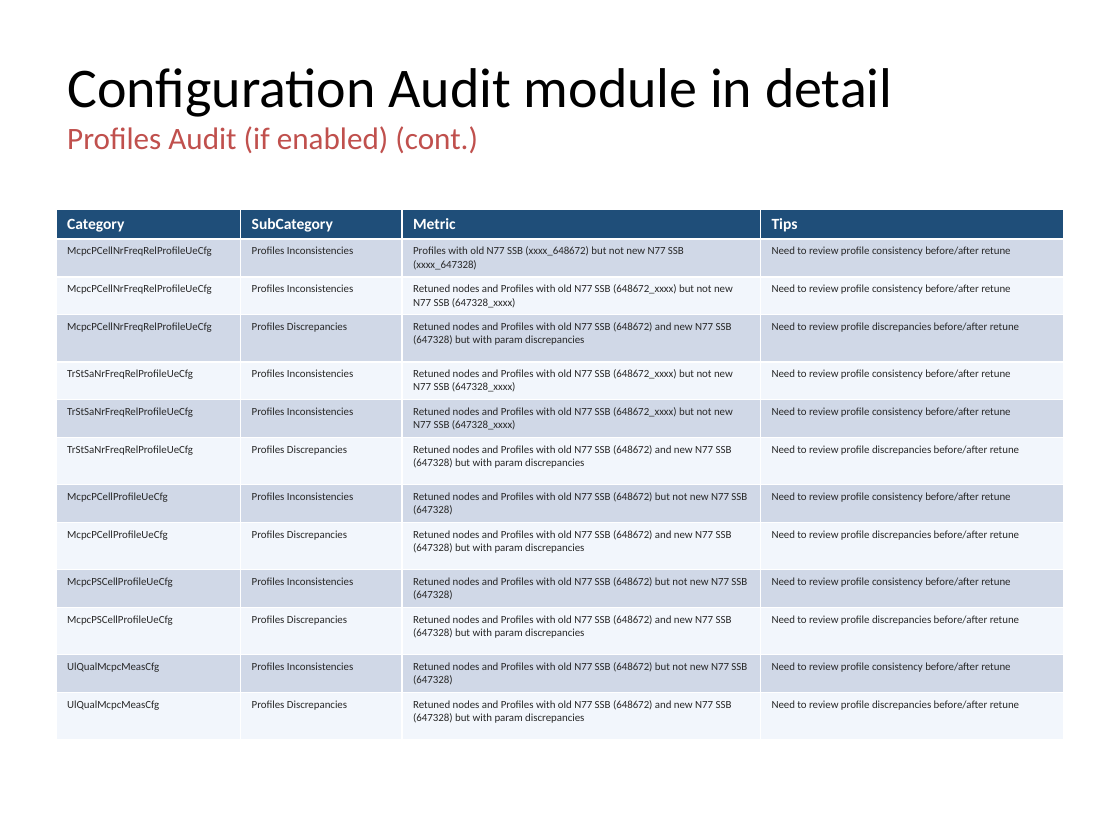
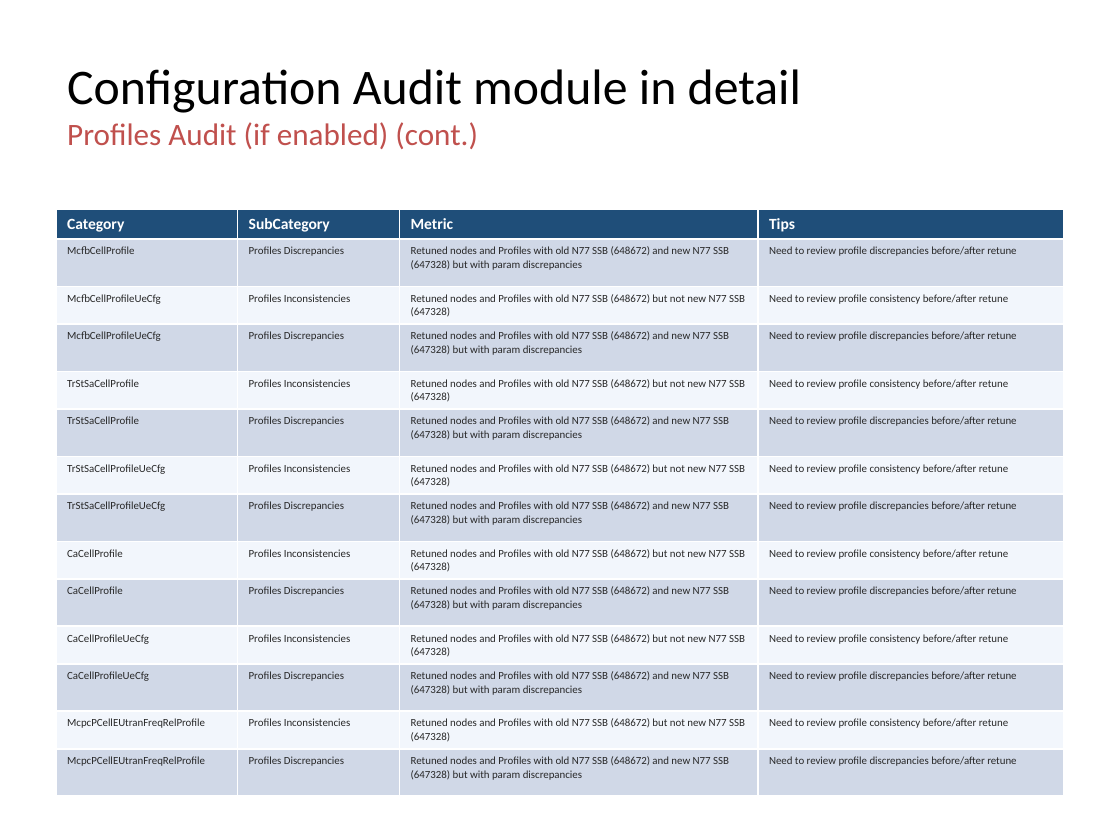
Before and after one commit to jaimetur/SSB_RetuningAutomations, a slide deck: slide 45 of help/User-Guide-SSB-Retuning-Automations-v0.7.6.pptx (slide 43 before the commit). Drawn at 1120x840 pixels with LibreOffice and Linux fonts; fonts in the diff are those of the drawing; background and template pictures are left out. Boxes give left, top, right and bottom in pixels: in the first picture for what was removed or moved away, otherwise in the second. Text is boxed around its words. In the diff, an @@ line names an element or a change of style, - is before the commit and + after.

```diff
--- a/help/User-Guide-SSB-Retuning-Automations-v0.7.6.pptx
+++ b/help/User-Guide-SSB-Retuning-Automations-v0.7.6.pptx
@@ title at (67, 69, 801, 113): size 36 to 32 pt in "Configuration Audit module in detail" @@
@@ table at (56, 209, 1064, 784) @@
-row 2: McpcPCellNrFreqRelProfileUeCfg | Profiles Inconsistencies | Profiles with old N77 SSB (xxxx_648672) but not new N77 SSB (xxxx_647328) | Need to review profile consistency before/after retune
-row 3: McpcPCellNrFreqRelProfileUeCfg | Profiles Inconsistencies | Retuned nodes and Profiles with old N77 SSB (648672_xxxx) but not new N77 SSB (647328_xxxx) | Need to review profile consistency before/after retune
-row 4: McpcPCellNrFreqRelProfileUeCfg | Profiles Discrepancies | Retuned nodes and Profiles with old N77 SSB (648672) and new N77 SSB (647328) but with param discrepancies | Need to review profile discrepancies before/after retune
-row 5: TrStSaNrFreqRelProfileUeCfg | Profiles Inconsistencies | Retuned nodes and Profiles with old N77 SSB (648672_xxxx) but not new N77 SSB (647328_xxxx) | Need to review profile consistency before/after retune
-row 6: TrStSaNrFreqRelProfileUeCfg | Profiles Inconsistencies | Retuned nodes and Profiles with old N77 SSB (648672_xxxx) but not new N77 SSB (647328_xxxx) | Need to review profile consistency before/after retune
-row 7: TrStSaNrFreqRelProfileUeCfg | Profiles Discrepancies | Retuned nodes and Profiles with old N77 SSB (648672) and new N77 SSB (647328) but with param discrepancies | Need to review profile discrepancies before/after retune
-row 8: McpcPCellProfileUeCfg | Profiles Inconsistencies | Retuned nodes and Profiles with old N77 SSB (648672) but not new N77 SSB (647328) | Need to review profile consistency before/after retune
-row 9: McpcPCellProfileUeCfg | Profiles Discrepancies | Retuned nodes and Profiles with old N77 SSB (648672) and new N77 SSB (647328) but with param discrepancies | Need to review profile discrepancies before/after retune
-row 10: McpcPSCellProfileUeCfg | Profiles Inconsistencies | Retuned nodes and Profiles with old N77 SSB (648672) but not new N77 SSB (647328) | Need to review profile consistency before/after retune
-row 11: McpcPSCellProfileUeCfg | Profiles Discrepancies | Retuned nodes and Profiles with old N77 SSB (648672) and new N77 SSB (647328) but with param discrepancies | Need to review profile discrepancies before/after retune
-row 12: UlQualMcpcMeasCfg | Profiles Inconsistencies | Retuned nodes and Profiles with old N77 SSB (648672) but not new N77 SSB (647328) | Need to review profile consistency before/after retune
-row 13: UlQualMcpcMeasCfg | Profiles Discrepancies | Retuned nodes and Profiles with old N77 SSB (648672) and new N77 SSB (647328) but with param discrepancies | Need to review profile discrepancies before/after retune
+row 2: McfbCellProfile | Profiles Discrepancies | Retuned nodes and Profiles with old N77 SSB (648672) and new N77 SSB (647328) but with param discrepancies | Need to review profile discrepancies before/after retune
+row 3: McfbCellProfileUeCfg | Profiles Inconsistencies | Retuned nodes and Profiles with old N77 SSB (648672) but not new N77 SSB (647328) | Need to review profile consistency before/after retune
+row 4: McfbCellProfileUeCfg | Profiles Discrepancies | Retuned nodes and Profiles with old N77 SSB (648672) and new N77 SSB (647328) but with param discrepancies | Need to review profile discrepancies before/after retune
+row 5: TrStSaCellProfile | Profiles Inconsistencies | Retuned nodes and Profiles with old N77 SSB (648672) but not new N77 SSB (647328) | Need to review profile consistency before/after retune
+row 6: TrStSaCellProfile | Profiles Discrepancies | Retuned nodes and Profiles with old N77 SSB (648672) and new N77 SSB (647328) but with param discrepancies | Need to review profile discrepancies before/after retune
+row 7: TrStSaCellProfileUeCfg | Profiles Inconsistencies | Retuned nodes and Profiles with old N77 SSB (648672) but not new N77 SSB (647328) | Need to review profile consistency before/after retune
+row 8: TrStSaCellProfileUeCfg | Profiles Discrepancies | Retuned nodes and Profiles with old N77 SSB (648672) and new N77 SSB (647328) but with param discrepancies | Need to review profile discrepancies before/after retune
+row 9: CaCellProfile | Profiles Inconsistencies | Retuned nodes and Profiles with old N77 SSB (648672) but not new N77 SSB (647328) | Need to review profile consistency before/after retune
+row 10: CaCellProfile | Profiles Discrepancies | Retuned nodes and Profiles with old N77 SSB (648672) and new N77 SSB (647328) but with param discrepancies | Need to review profile discrepancies before/after retune
+row 11: CaCellProfileUeCfg | Profiles Inconsistencies | Retuned nodes and Profiles with old N77 SSB (648672) but not new N77 SSB (647328) | Need to review profile consistency before/after retune
+row 12: CaCellProfileUeCfg | Profiles Discrepancies | Retuned nodes and Profiles with old N77 SSB (648672) and new N77 SSB (647328) but with param discrepancies | Need to review profile discrepancies before/after retune
+row 13: McpcPCellEUtranFreqRelProfile | Profiles Inconsistencies | Retuned nodes and Profiles with old N77 SSB (648672) but not new N77 SSB (647328) | Need to review profile consistency before/after retune
+row 14: McpcPCellEUtranFreqRelProfile | Profiles Discrepancies | Retuned nodes and Profiles with old N77 SSB (648672) and new N77 SSB (647328) but with param discrepancies | Need to review profile discrepancies before/after retune
```
Also in this commit, not shown: 54 other slides changed, 7 slides added, 6 slides removed, 7 other files.
